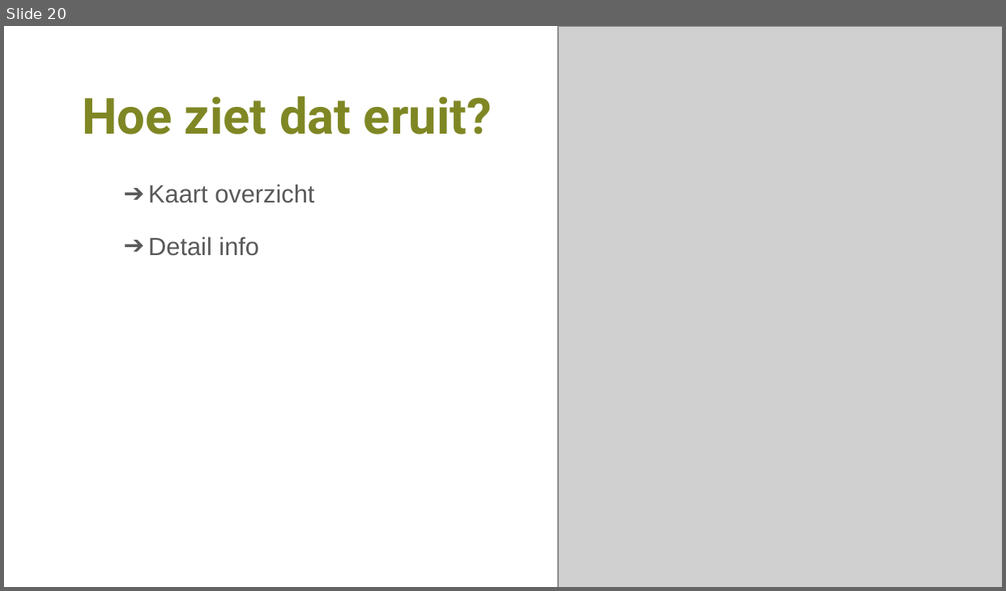
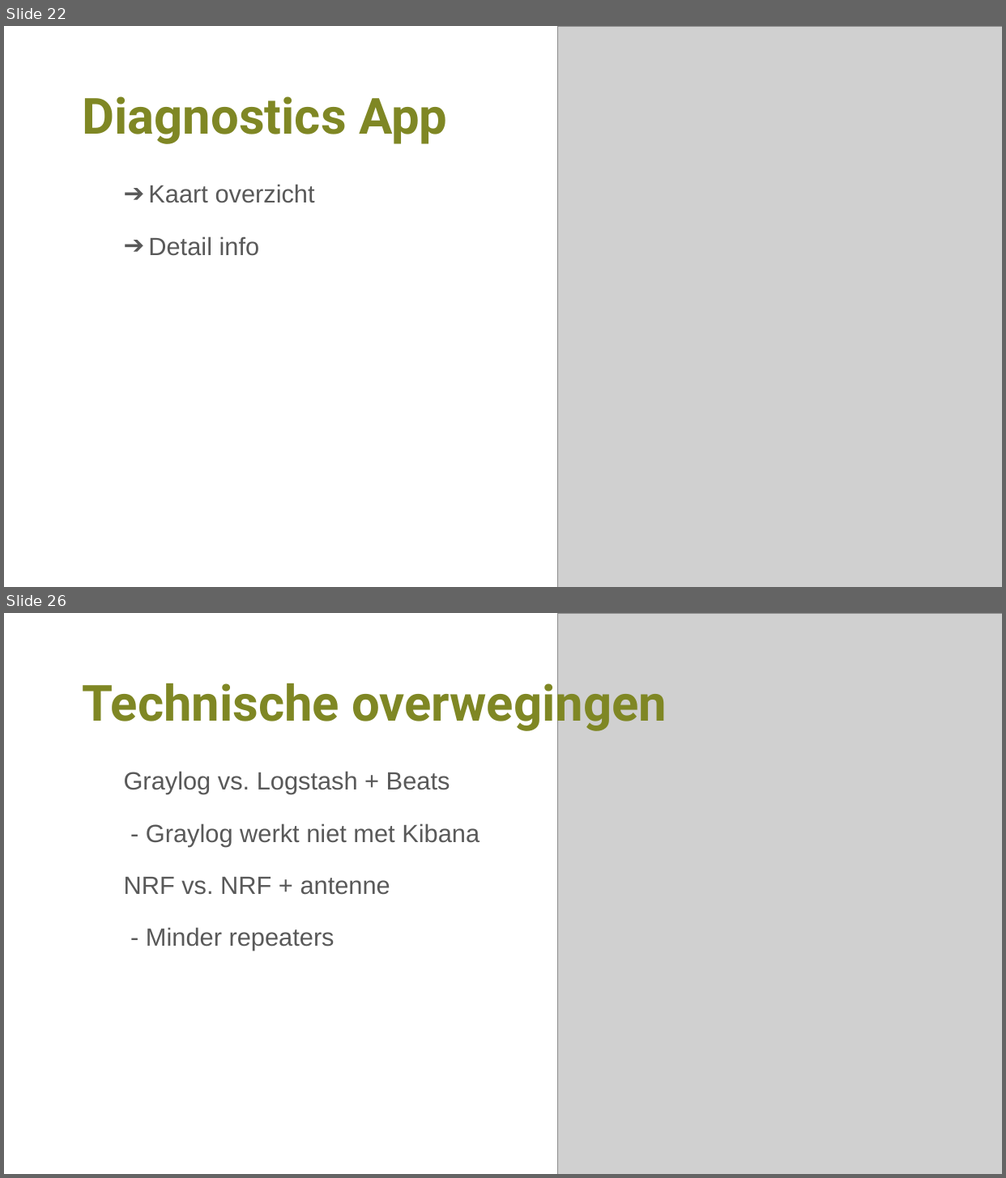
Before and after one commit to Mastermindzh/nj2017-iot-dwa-BurgersZoo1, a slide deck: groepsprocess/Presentaties/Tussenpresentatie (groep 1 & 2).pptx. Shown one above the other, each under a label of ours: slide 20 before the commit, slides 22 and 26 after it; the slides between them are not shown. The pictures are 1006x591 and 1006x1178 pixels, drawn with LibreOffice and Linux fonts; fonts in the diff are those of the drawing; grey boxes stand for pictures. Boxes give left, top, right and bottom in pixels: in the first picture for what was removed or moved away, otherwise in the second. Text is boxed around its words. In the diff, an @@ line names an element or a change of style, - is before the commit and + after.

```diff
--- a/groepsprocess/Presentaties/Tussenpresentatie (groep 1 & 2).pptx
+++ b/groepsprocess/Presentaties/Tussenpresentatie (groep 1 & 2).pptx
@@ slide 26 added at (4,613,1002,1174), background #FFFFFF @@
@@ picture added at (558,613,1002,1174) @@
@@ title added at (82,675,667,733), 36 pt, text #7F8724, bold @@
+Technische overwegingen
@@ text added at (124,771,479,951), 18 pt, text #595959 @@
+Graylog vs. Logstash + Beats
+- Graylog werkt niet met Kibana
+NRF vs. NRF + antenne
+- Minder repeaters
@@ what was slide 20 is now slide 22 @@
@@ slide 22 changed as well @@
@@ title at (82,96,447,144): text changed @@
-Hoe ziet dat eruit?
+Diagnostics App
```
Also in this commit, not shown: 12 other slides changed, 6 other slides added, 1 slide removed, 3 other files.
